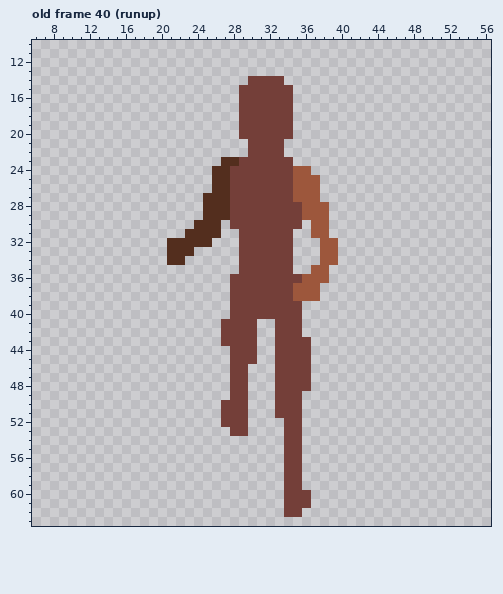
A pixel-art file gets an edit: arto/player/DudebroRun.ase. The picture above was drawn from the file before the commit.
64x64 pixels, 48 frames. Shown: old frame 40 (runup): x 6..56, y 10..63. The commit also changed other frames, which this record leaves out.
Once edited:
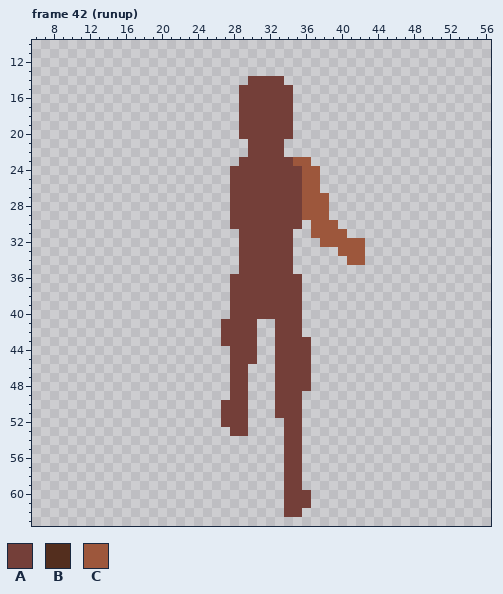
Palette (. is transparent): A #743f39  B #532e1e  C #9d573c
Diff:
frames 48 -> 50
Changed rows in their new state; - is an unchanged pixel.
Frame 42 (runup) against old frame 40 (runup), layers "kuchistick", "walkerms":
first column x 21:
23 ------..------CC------
24 -----..-------A-C-----
25 -----..-------A-------
26 -----..-------A-------
27 ----...-------A--C----
28 ----...---------------
29 ----...---------------
30 ---...------------C---
31 --....------------CC--
32 .....--------------CCC
33 ...--------------..CCC
34 ..---------------..-CC
35 ----------------..----
36 ---------------...----
37 --------------A..-----
38 --------------A..-----
Where, in picture pixels (left, top, right, bottom), the same in both pictures:
erased: (167, 157, 239, 265)
changed: (293, 157, 365, 301)
